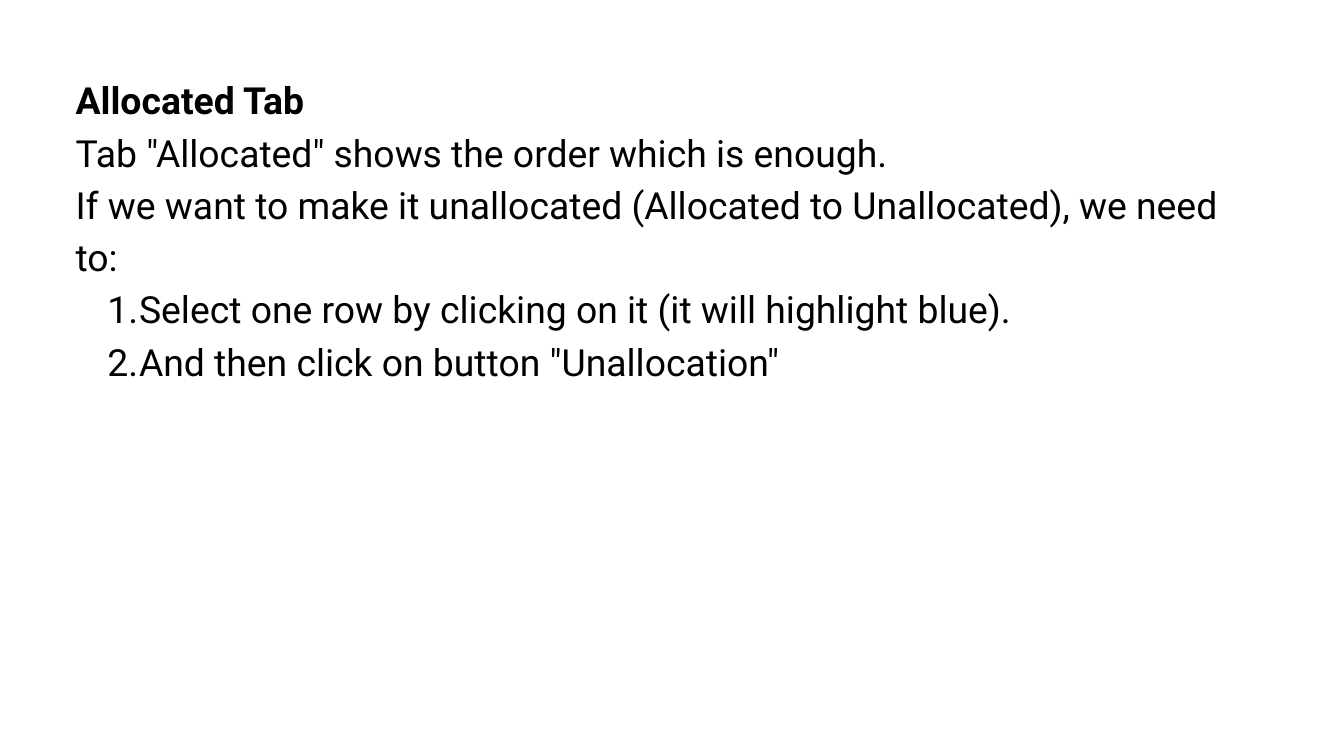
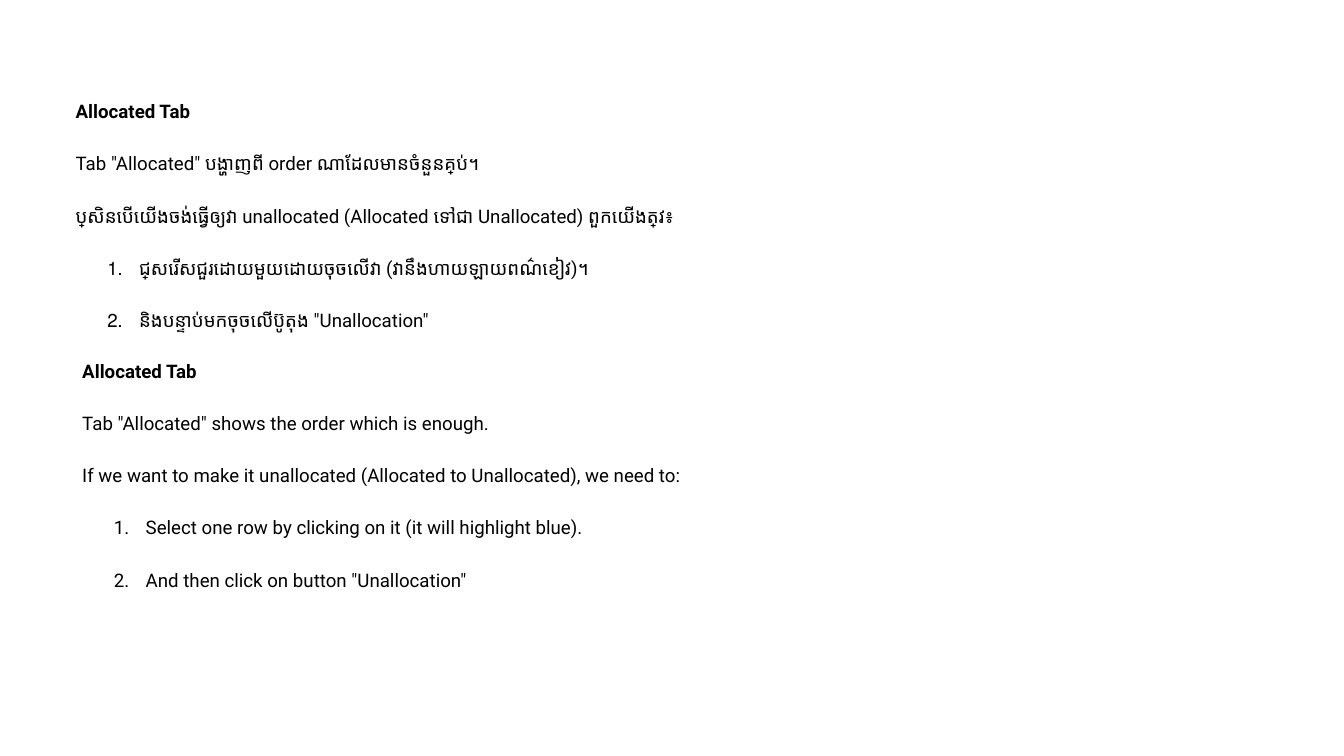
Before and after one commit to visalsing/cafe-khmaoch, a slide deck: slide 9 of src/assets/powerpoint/Stock Allocation.pptx. Drawn at 1344x756 pixels with LibreOffice and Linux fonts; fonts in the diff are those of the drawing. Boxes give left, top, right and bottom in pixels: in the first picture for what was removed or moved away, otherwise in the second. Text is boxed around its words. In the diff, an @@ line names an element or a change of style, - is before the commit and + after.

```diff
--- a/src/assets/powerpoint/Stock Allocation.pptx
+++ b/src/assets/powerpoint/Stock Allocation.pptx
@@ text added at [76,104,674,333], 20 pt, text #000000 @@
+Allocated Tab
+Tab "Allocated" បង្ហាញពី order ណាដែលមានចំនួនគ្រប់។
+ប្រសិនបើយើងចង់ធ្វើឲ្យវា unallocated (Allocated ទៅជា Unallocated) ពួកយើងត្រូវ៖
+  1. ជ្រើសរើសជួរដោយមួយដោយចុចលើវា (វានឹងហាយឡាយពណ៌ខៀវ)។
+  2. និងបន្ទាប់មកចុចលើប៊ូតុង "Unallocation"
@@ text "Allocated Tab": place and size @@
-text "Allocated Tab" at [76,86,1217,377]
+text "Allocated Tab" at [82,364,680,588]
@@ text "Allocated Tab" at [82,364,680,588]: size 40 to 20 pt @@
```
Also in this commit, not shown: 6 other slides changed, 33 other files.
